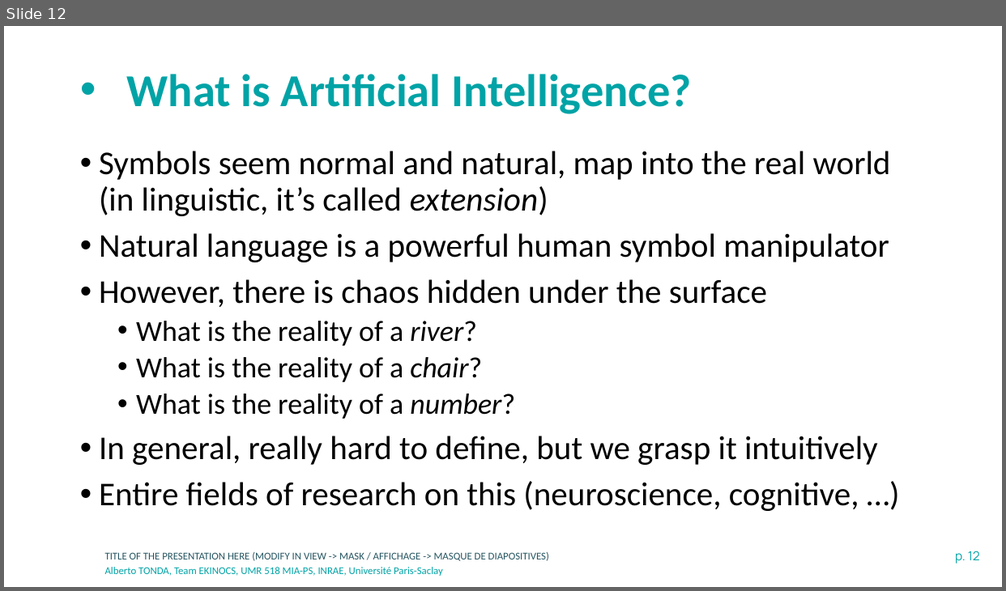
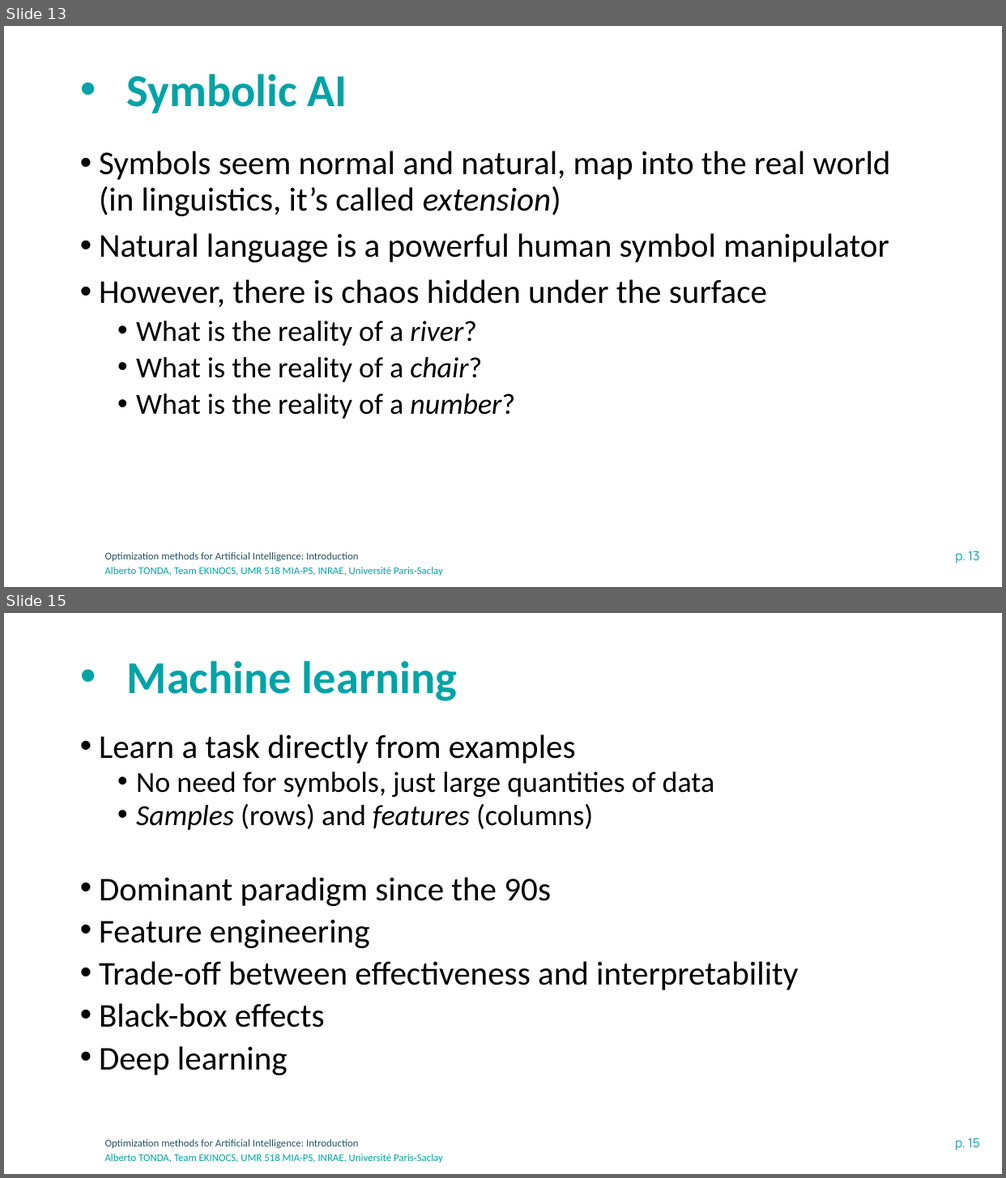
Before and after one commit to albertotonda/teaching, a slide deck: optimization-methods-for-artificial-intelligence/introduction.pptx. Shown one above the other, each under a label of ours: slide 12 before the commit, slides 13 and 15 after it; the slides between them are not shown. The pictures are 1006x591 and 1006x1178 pixels, drawn with LibreOffice and Linux fonts; fonts in the diff are those of the drawing; background and template pictures are left out. Boxes give left, top, right and bottom in pixels: in the first picture for what was removed or moved away, otherwise in the second. Text is boxed around its words. In the diff, an @@ line names an element or a change of style, - is before the commit and + after.

```diff
--- a/optimization-methods-for-artificial-intelligence/introduction.pptx
+++ b/optimization-methods-for-artificial-intelligence/introduction.pptx
@@ slide 15 added at [4,613,1002,1174], background #FFFFFF; not listed: 3 template elements that a slide beside it also shows @@
@@ title added at [127,661,457,701], 44 pt, text #00A3A6, bold @@
+• Machine learning
@@ text added at [99,735,798,1076], 32 pt, text #000000 @@
+• Learn a task directly from examples
+  • No need for symbols, just large quantities of data
+  • Samples (rows) and features (columns)
+• Dominant paradigm since the 90s
+• Feature engineering
+• Trade-off between effectiveness and interpretability
+• Black-box effects
+• Deep learning
@@ what was slide 12 is now slide 13 @@
@@ slide 13 changed as well @@
@@ title at [127,74,347,113]: text changed @@
-• What is Artificial Intelligence?
+• Symbolic AI
@@ text at [99,151,891,216]: text changed @@
-• Symbols seem normal and natural, map into the real world (in linguistic, it’s called extension)
+• Symbols seem normal and natural, map into the real world (in linguistics, it’s called extension)
@@ text at [99,436,878,511]: paragraphs removed @@
-• In general, really hard to define, but we grasp it intuitively
-• Entire fields of research on this (neuroscience, cognitive, …)
@@ text at [105,552,359,561]: text changed @@
-TITLE OF THE PRESENTATION HERE (MODIFY IN VIEW -> MASK / AFFICHAGE -> MASQUE DE DIAPOSITIVES)
+Optimization methods for Artificial Intelligence: Introduction
@@ page number at [955,552,980,564]: text changed @@
-p. 12
+p. 13
```
Also in this commit, not shown: 11 other slides changed, 10 other slides added, 4 other files.
